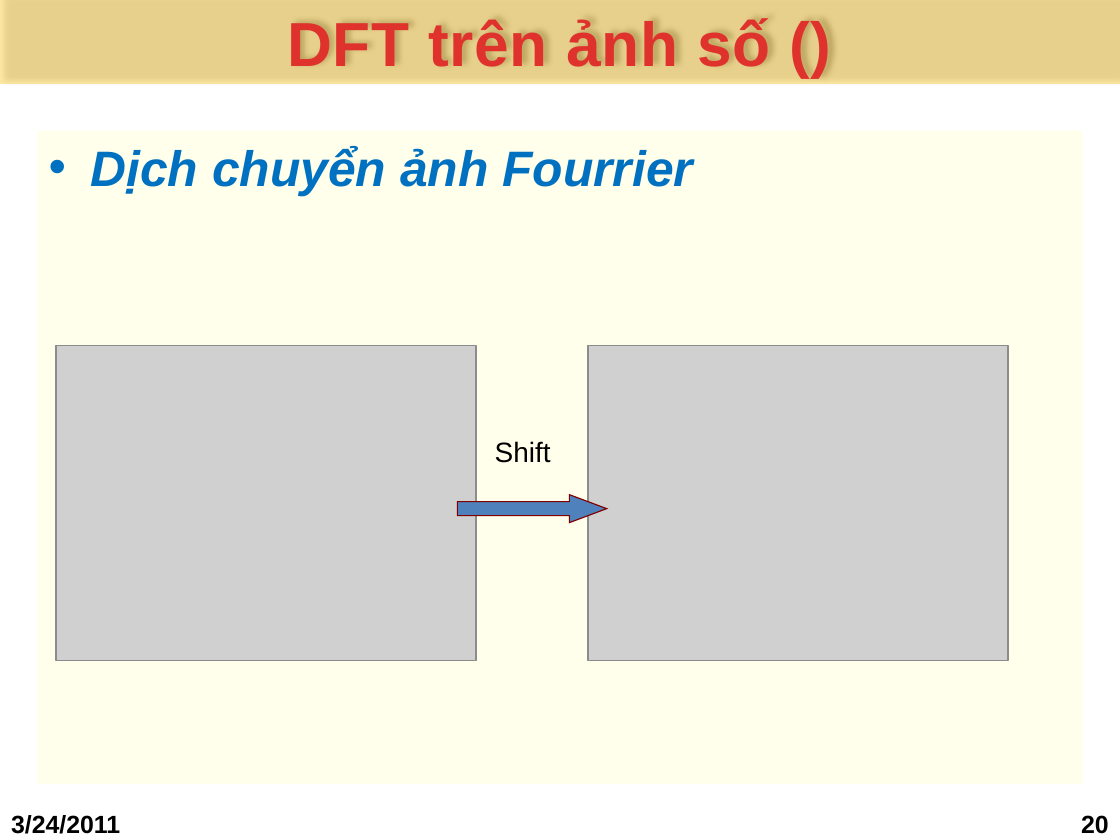
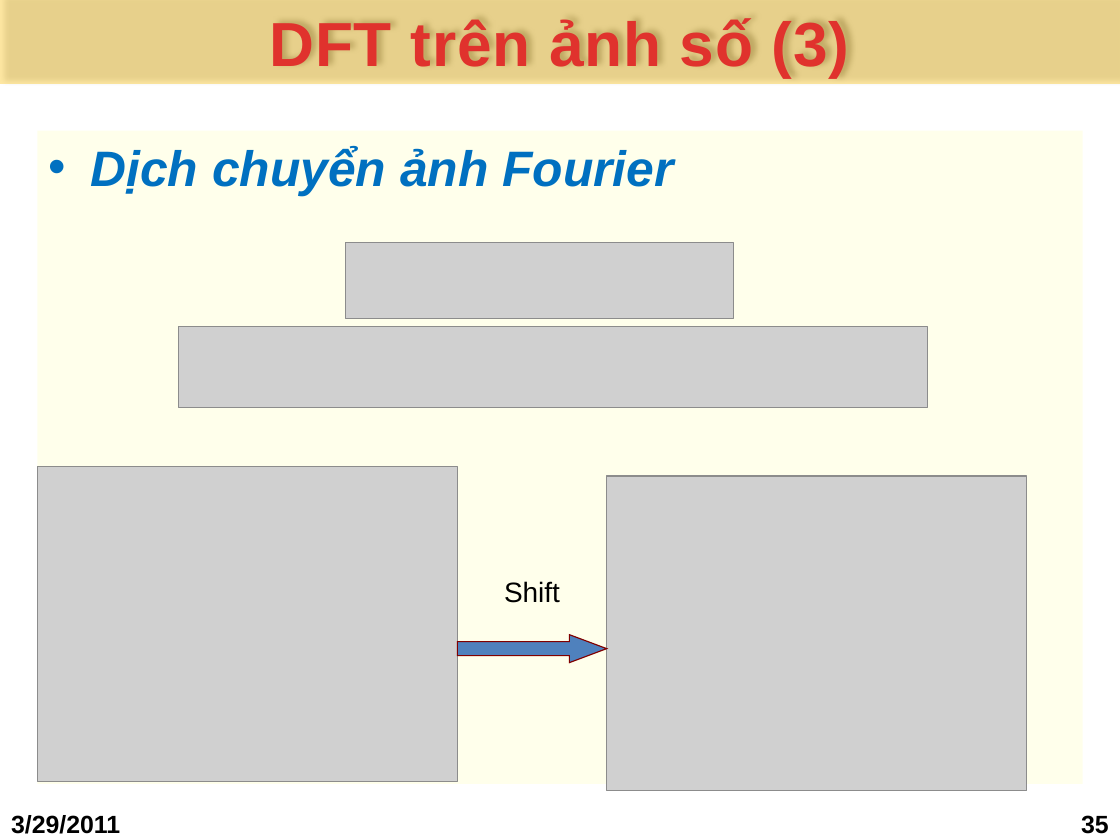
Before and after one commit to bomong/steganography-khtn-2011, a slide deck: slide 35 of Seminar DFT/1.Bao cao/_ADL_DFT(draft).pptx (slide 20 before the commit). Drawn at 1120x840 pixels with LibreOffice and Linux fonts; fonts in the diff are those of the drawing; grey boxes stand for pictures; background and template pictures are left out. Boxes give left, top, right and bottom in pixels: in the first picture for what was removed or moved away, otherwise in the second. Text is boxed around its words. In the diff, an @@ line names an element or a change of style, - is before the commit and + after.

```diff
--- a/Seminar DFT/1.Bao cao/_ADL_DFT(draft).pptx
+++ b/Seminar DFT/1.Bao cao/_ADL_DFT(draft).pptx
@@ title at (270, 18, 849, 78): text changed @@
-DFT trên ảnh số ()
+DFT trên ảnh số (3)
@@ text at (91, 146, 673, 196): text changed @@
-• Dịch chuyển ảnh Fourrier
+• Dịch chuyển ảnh Fourier
@@ picture added at (345, 243, 734, 319) @@
@@ picture added at (178, 327, 927, 408) @@
@@ picture: place and size @@
-picture at (56, 345, 476, 660)
+picture at (37, 467, 457, 782)
@@ picture: place and size @@
-picture at (588, 345, 1008, 660)
+picture at (607, 476, 1027, 791)
@@ text "Shift": place and size @@
-text "Shift" at (495, 441, 551, 463)
+text "Shift" at (504, 581, 560, 603)
@@ right arrow: place and size @@
-right arrow at (457, 495, 606, 523)
+right arrow at (457, 635, 606, 663)
@@ text at (11, 815, 120, 834): text changed @@
-3/24/2011
+3/29/2011
@@ page number at (1081, 815, 1109, 834): text changed @@
-20
+35
```
Also in this commit, not shown: 27 other slides changed, 19 slides added, 15 other files.
